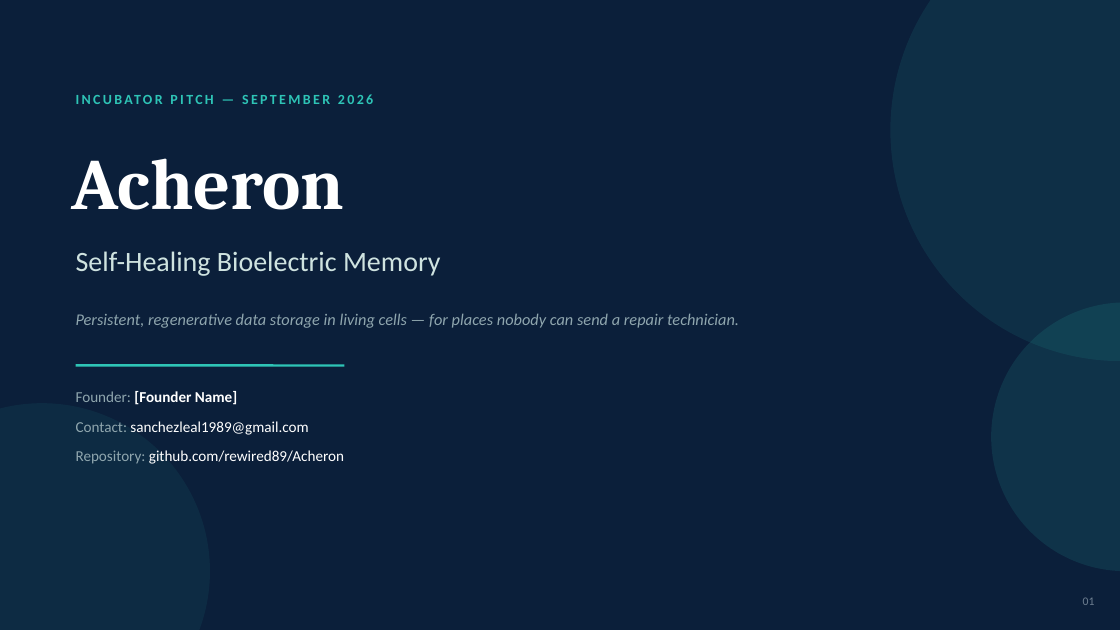
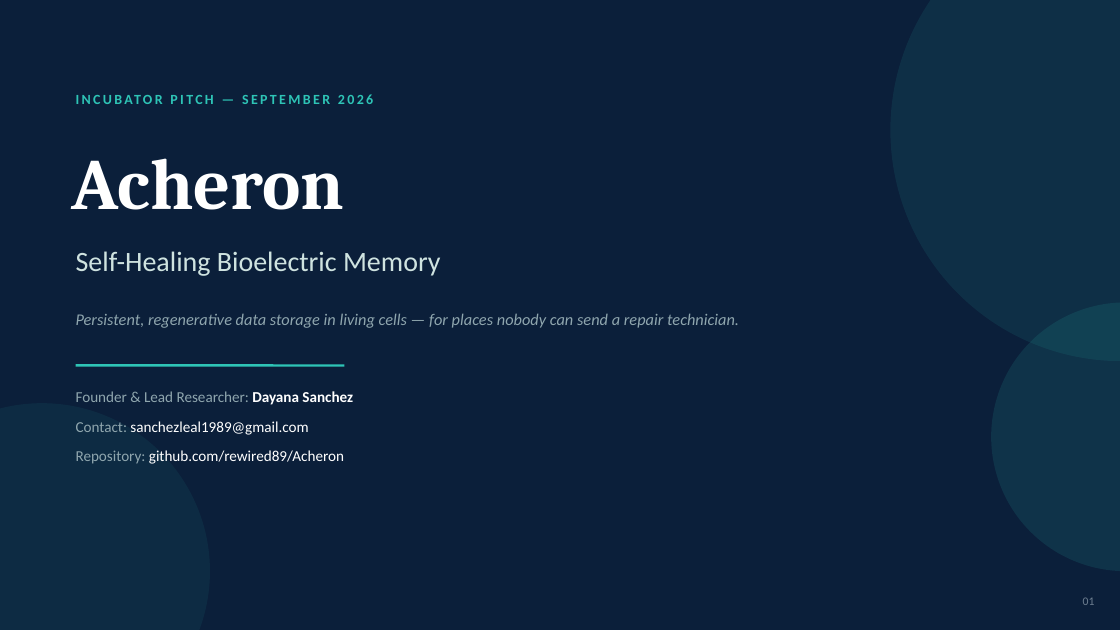
Before and after one commit to rewired89/Acheron, a slide deck: slide 1 of docs/pitch/Acheron_Pitch_Deck.pptx. Drawn at 1120x630 pixels with LibreOffice and Linux fonts; fonts in the diff are those of the drawing. Boxes give left, top, right and bottom in pixels: in the first picture for what was removed or moved away, otherwise in the second. Text is boxed around its words. In the diff, an @@ line names an element or a change of style, - is before the commit and + after.

```diff
--- a/docs/pitch/Acheron_Pitch_Deck.pptx
+++ b/docs/pitch/Acheron_Pitch_Deck.pptx
@@ text at box(76, 391, 353, 405): text changed; text colour #FFFFFF to #8FA6AE; bold off @@
-Founder: [Founder Name]
+Founder & Lead Researcher: Dayana Sanchez
```
Also in this commit, not shown: 2 other slides changed, 3 slides added, 1 slide removed, 1 other file.
